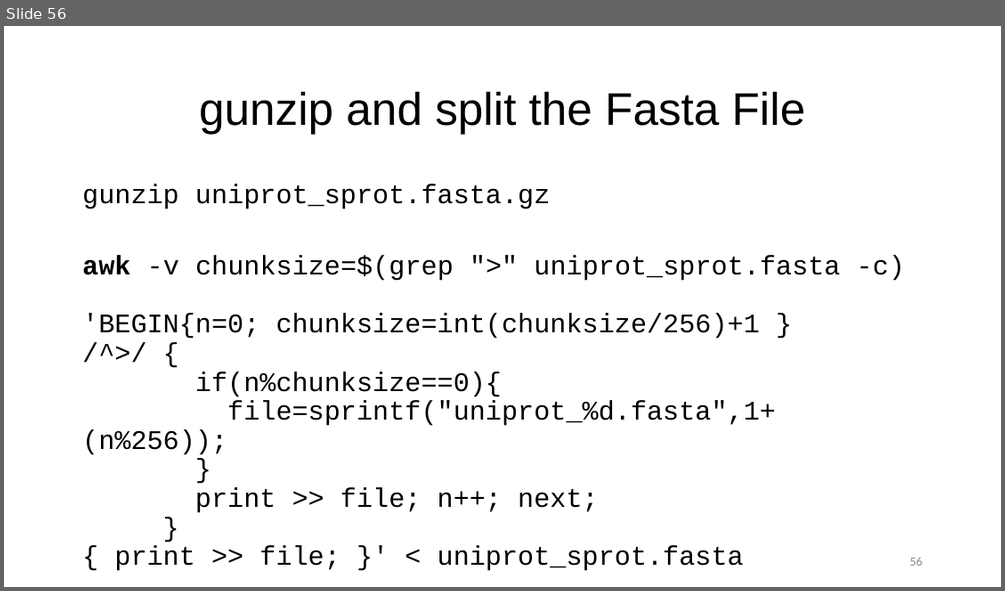
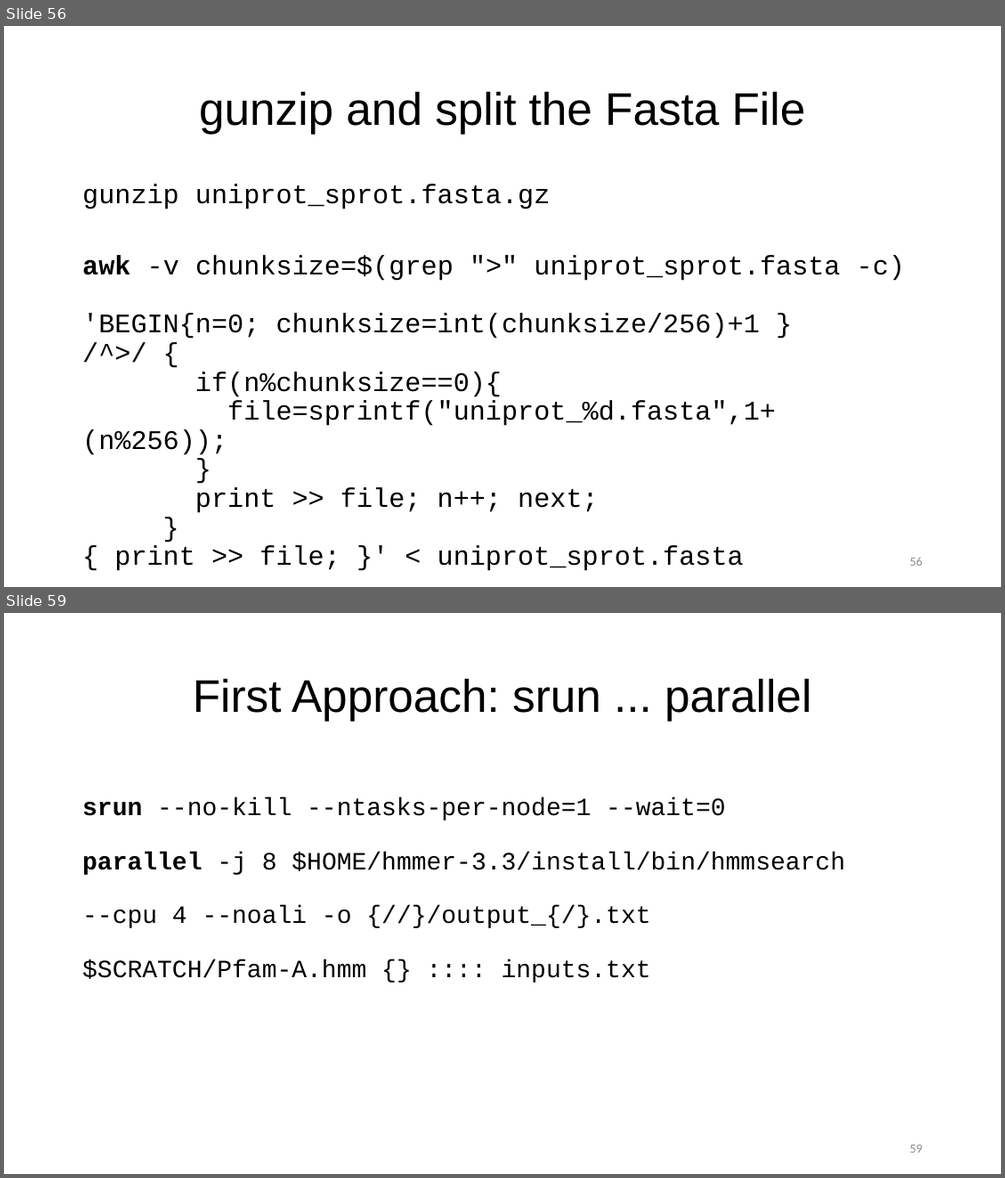
Before and after one commit to ketancmaheshwari/escience23tut, a slide deck: gnu-parallel-tutorial.pptx. Shown one above the other, each under a label of ours: slide 56 before the commit, slides 56 and 59 after it; the slides between them are not shown. The pictures are 1005x591 and 1005x1178 pixels, drawn with LibreOffice and Linux fonts; fonts in the diff are those of the drawing. Boxes give left, top, right and bottom in pixels: in the first picture for what was removed or moved away, otherwise in the second. Text is boxed around its words. In the diff, an @@ line names an element or a change of style, - is before the commit and + after.

```diff
--- a/gnu-parallel-tutorial.pptx
+++ b/gnu-parallel-tutorial.pptx
@@ slide 59 added at (x1=4, y1=613, x2=1001, y2=1174), background #FFFFFF @@
@@ title added at (x1=193, y1=678, x2=811, y2=721), 33 pt, text #000000 @@
+First Approach: srun ... parallel
@@ text added at (x1=82, y1=797, x2=845, y2=982), 18 pt, text #000000 @@
+srun --no-kill --ntasks-per-node=1 --wait=0
+parallel -j 8 $HOME/hmmer-3.3/install/bin/hmmsearch
+--cpu 4 --noali -o {//}/output_{/}.txt
+$SCRATCH/Pfam-A.hmm {} :::: inputs.txt
@@ page number added at (x1=910, y1=1144, x2=922, y2=1152), 9 pt, text #8C8C8C @@
+59
```
Also in this commit, not shown: 11 slides changed, 1 other slide added, 1 other file.
